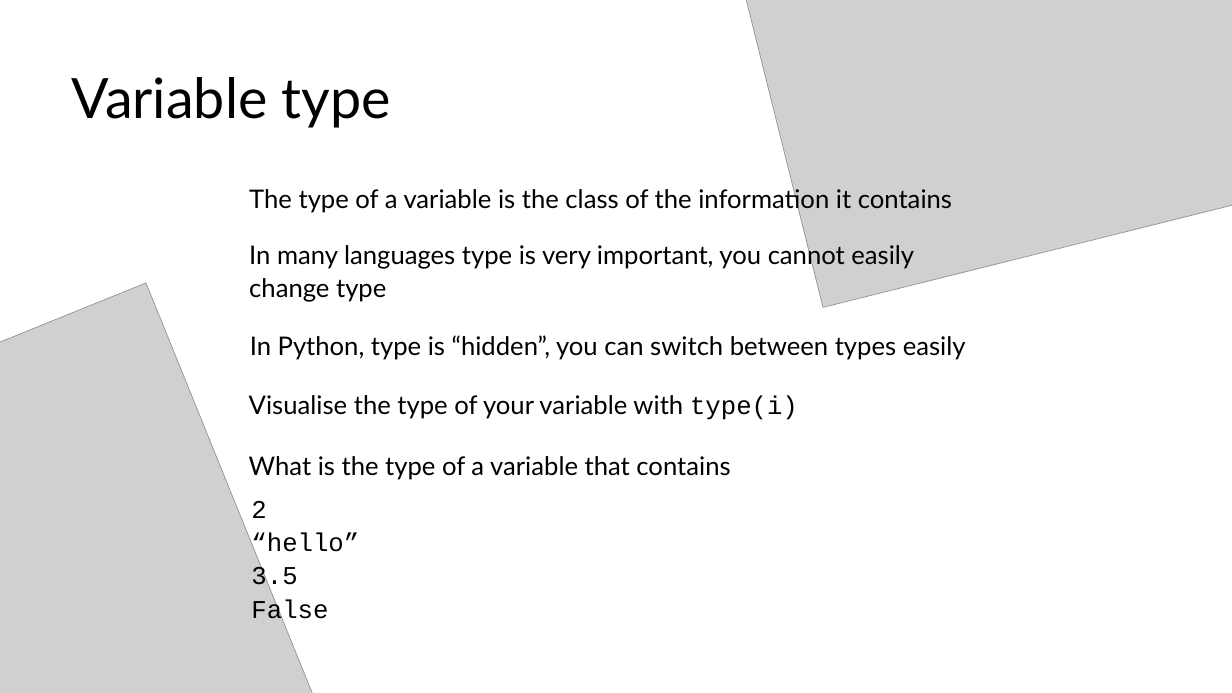
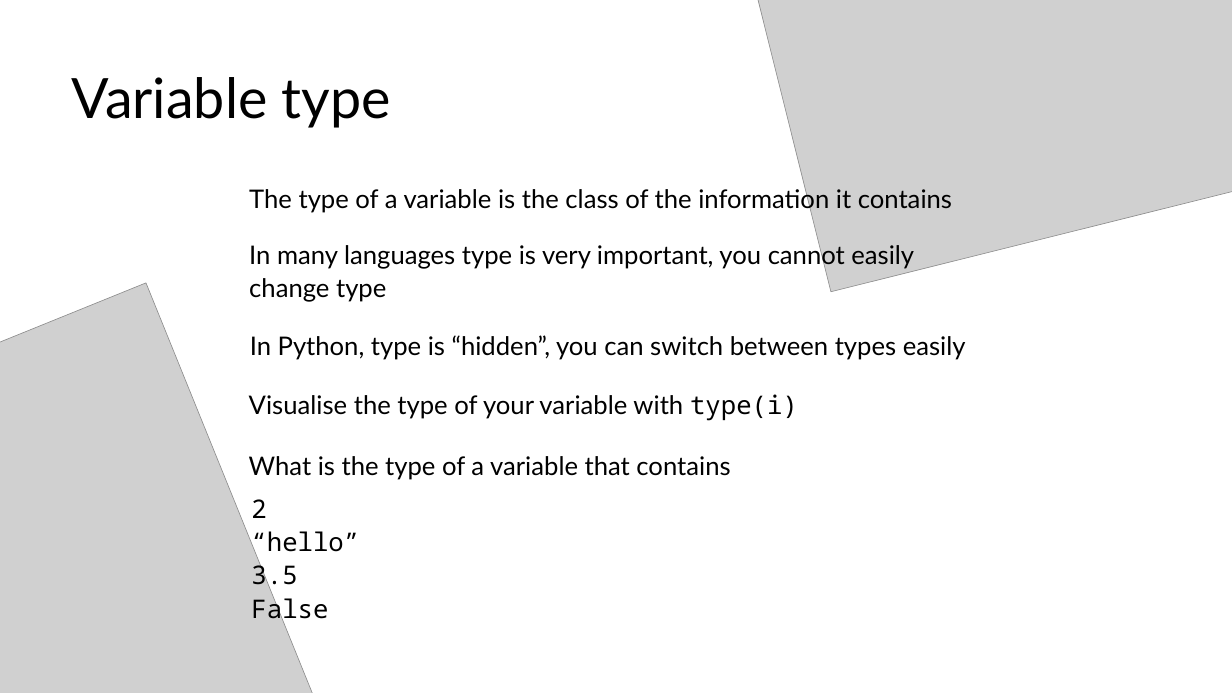
Before and after one commit to makerboxlao/training_resources, a slide deck: slide 6 of Programming_200222/intro.python.workshop.pptx. Drawn at 1232x693 pixels with LibreOffice and Linux fonts; fonts in the diff are those of the drawing; grey boxes stand for pictures; background and template pictures are left out. Boxes give left, top, right and bottom in pixels: in the first picture for what was removed or moved away, otherwise in the second. Text is boxed around its words. In the diff, an @@ line names an element or a change of style, - is before the commit and + after.

```diff
--- a/Programming_200222/intro.python.workshop.pptx
+++ b/Programming_200222/intro.python.workshop.pptx
@@ picture: place and size @@
-picture at box(689, 0, 1232, 308)
+picture at box(697, 0, 1232, 292)
@@ text "Visualise the type of your ..." at box(249, 394, 798, 421): font Courier New to Noto Sans Mono in "type(i)" @@
@@ text "2" at box(251, 499, 359, 625): font Courier New to Noto Sans Mono @@
```
Also in this commit, not shown: 21 other slides changed, 1 slide added, 1 slide removed, 3 other files.
